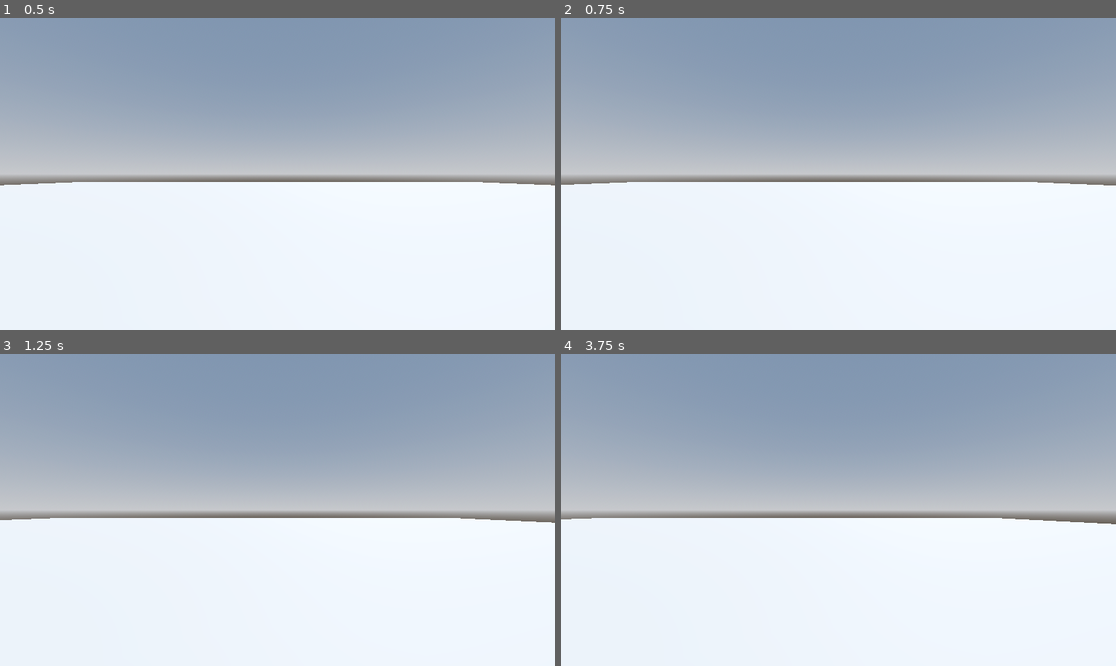
Above: before the commit, frames 1-4 (two rows, left to right).
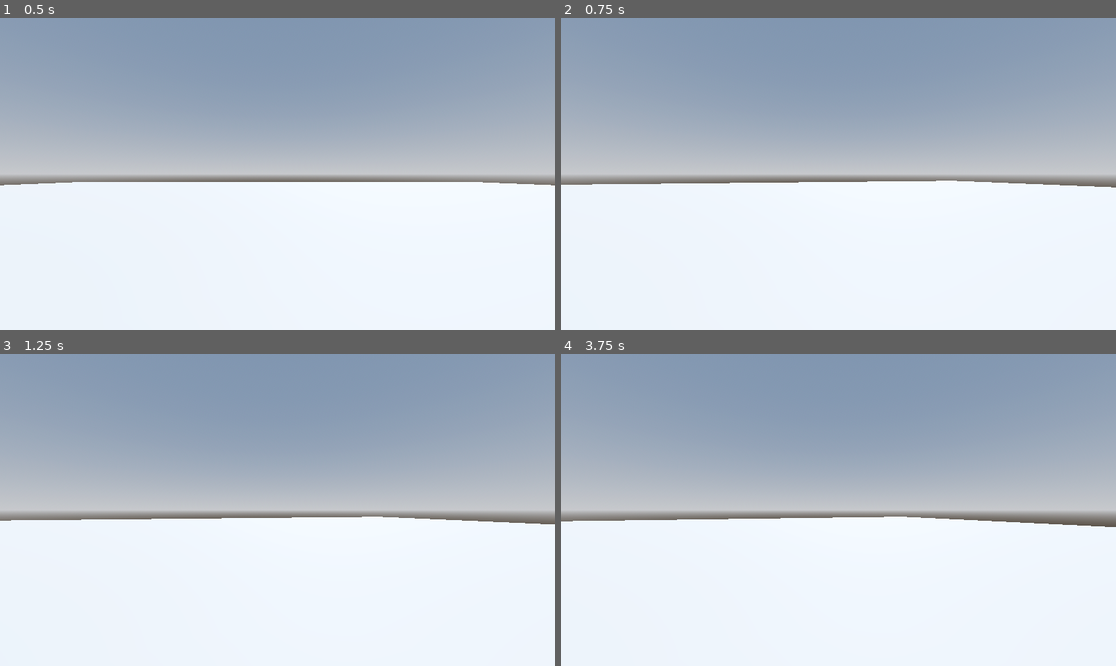
Above: after the commit, the same moments.

Repository: huangwei4478/godot-3d-exercises
Game: Godot game, scene res://Levels/Sandbox.tscn
Same seed, same stepped clock (60 frames per second), same inputs: the game is played once before the commit and once after it.
Inputs (mouse positions are in pixels of both pictures, inside the frame that each line leads up to):
- Up to frame 1 (0.5 s): no input
- Up to frame 2 (0.75 s): tap Enter at 0.5 s; move the mouse to (960, 158) at 0.52 s; hold D (move_right) from 0.53 s (still down)
- Up to frame 3 (1.25 s): keep holding D (move_right)
- Up to frame 4 (3.75 s): move the mouse to (727, 525) at 1.27 s; release D (move_right) at 1.28 s; hold S (move_back) 1.28-2.03 s; move the mouse to (894, 441) at 2.02 s; hold D (move_right) 2.03-2.78 s; move the mouse to (810, 572) at 2.77 s; hold W (move_forward) 2.78-3.53 s; tap Space at 3.5 s; move the mouse to (1005, 556) at 3.52 s; hold A (move_left) from 3.53 s (still down)

Frame 1 is identical in both runs. In frame 2, 0.3% of the frame differs, in the area x 2-100%, y 52-55%; in frame 3, 0.3%; in frame 4, 0.5%, in the area x 0-100%, y 52-56%.

Commit message:
[add] add left-right rotation

Diff:
--- a/RoboRampage/Player/player.gd
+++ b/RoboRampage/Player/player.gd
@@ -6,9 +6,15 @@
 
 # Get the gravity from the project settings to be synced with RigidBody nodes.
 var gravity = ProjectSettings.get_setting("physics/3d/default_gravity")
+var mouse_motion := Vector2.ZERO
 
+func _ready() -> void:
+	Input.mouse_mode = Input.MOUSE_MODE_CAPTURED
 
 func _physics_process(delta):
+
+	handle_rotation()
+
 	# Add the gravity.
 	if not is_on_floor():
 		velocity.y -= gravity * delta
@@ -29,3 +35,15 @@
 		velocity.z = move_toward(velocity.z, 0, SPEED)
 
 	move_and_slide()
+
+func _input(event: InputEvent) -> void:
+	if event is InputEventMouseMotion:
+		if Input.mouse_mode == Input.MOUSE_MODE_CAPTURED:
+			mouse_motion = -event.relative * 0.001
+
+	if event.is_action_pressed("ui_cancel"):
+		Input.mouse_mode = Input.MOUSE_MODE_VISIBLE
+
+func handle_rotation() -> void:
+	rotate_y(mouse_motion.x)
+	mouse_motion = Vector2.ZERO
